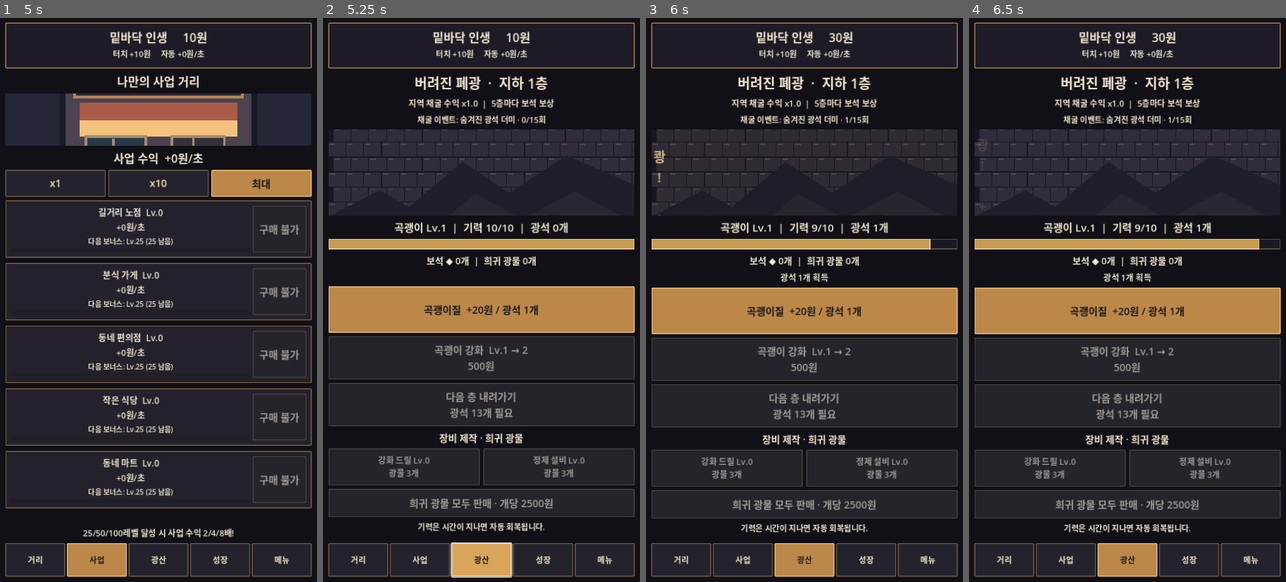
Above: before the commit, frames 1-4 (left to right).
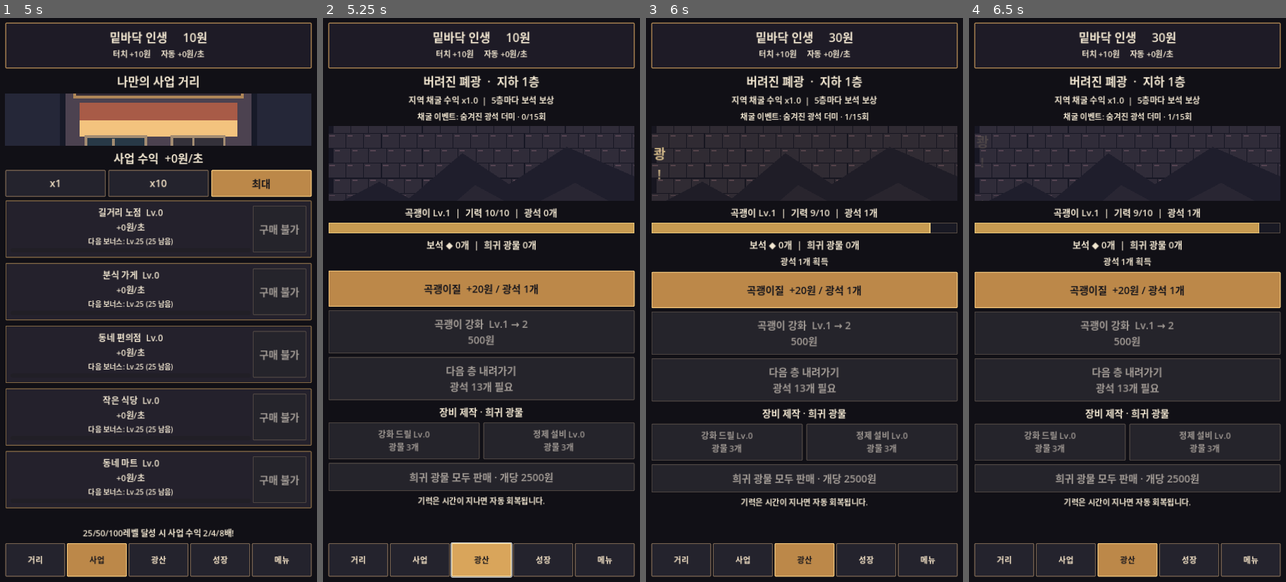
Above: after the commit, the same moments.

Repository: sungpil987/BottomLife-Reborn
Game: Godot game, scene res://scenes/Main.tscn
Same seed, same stepped clock (60 frames per second), same inputs: the game is played once before the commit and once after it.
Inputs (mouse positions are in pixels of both pictures, inside the frame that each line leads up to):
- Up to frame 1 (5 s): click (158, 159) at 0.5 s; click "거리" at 1.25 s; click "사업" at 2 s; click "x1" at 2.75 s; click "x10" at 3.5 s; click "최대" at 4.25 s
- Up to frame 2 (5.25 s): click "광산" at 5 s
- Up to frame 3 (6 s): click "곡괭이질 +20원 / 광석 1개" at 5.75 s
- Up to frame 4 (6.5 s): no input

Frame 1 is identical in both runs. In frame 2, 22% of the frame differs, in the area x 1-99%, y 10-91%; in frame 3, 21%; in frame 4, 22%.

Commit message:
v4.9 refine mine and rebirth mobile layouts with compact stage, energy bar and rebirth progress

Diff:
--- a/scripts/main.gd
+++ b/scripts/main.gd
@@ -396,12 +396,12 @@
 	dialog.popup_centered()
 
 func build_rebirth() -> void:
-	content.add_child(make_label("환생의 제단", 34))
+	content.add_child(make_label("환생의 제단", 28))
 	if offline_report != "":
 		content.add_child(make_label(offline_report, 20))
-	content.add_child(make_label("환생 %d회  |  영혼 %d개" % [rebirth_count, soul_points], 27))
-	content.add_child(make_label("영구 수익 배율  x%.1f" % prestige_multiplier(), 27))
-	content.add_child(make_label("영구 채굴 배율  x%.2f" % soul_mining_multiplier(), 24))
+	content.add_child(make_label("환생 %d회  |  영혼 %d개" % [rebirth_count, soul_points], 23))
+	content.add_child(make_label("영구 수익 배율  x%.1f" % prestige_multiplier(), 22))
+	content.add_child(make_label("영구 채굴 배율  x%.2f" % soul_mining_multiplier(), 21))
 	content.add_child(make_label("이번 회차 누적 획득  %s원" % number(run_earned), 22))
 	var progress := ProgressBar.new()
 	progress.custom_minimum_size.y = 22
@@ -412,6 +412,7 @@
 	progress.add_theme_stylebox_override("fill", panel_style(Color("#b68dce"), Color("#e2b7fc"), 0))
 	content.add_child(progress)
 	content.add_child(make_label("환생 조건: 회차 누적 100만원", 20))
+	content.add_child(make_label("환생 준비도  %d%%" % int(clampf(run_earned / 1000000.0 * 100.0, 0.0, 100.0)), 19))
 	var reward := rebirth_reward()
 	content.add_child(make_label("현재 환생 보상: 영혼 %d개" % reward, 24))
 	var upgrade := make_button("영혼의 힘 강화  수익 +10%%\n영혼 %d개" % soul_upgrade_cost())
@@ -428,7 +429,7 @@
 	button.pressed.connect(request_rebirth)
 	content.add_child(button)
 	content.add_child(make_label("새로운 광산 지역 · 환생 3회에 지하도시 / 10회에 태고의 심층 해금", 19))
-	content.add_child(make_label("환생 업적 · 영구 보상", 25))
+	content.add_child(make_label("환생 업적 · 영구 보상", 23))
 	for i in range(LEGACY_MILESTONES.size()):
 		var milestone: int = LEGACY_MILESTONES[i]
 		var claimed: bool = claimed_legacy.has(milestone)
@@ -806,13 +807,13 @@
 	refresh()
 
 func build_mine() -> void:
-	content.add_child(make_label("%s  ·  지하 %d층" % [mine_zone_name(), mine_depth], 31))
+	content.add_child(make_label("%s  ·  지하 %d층" % [mine_zone_name(), mine_depth], 27))
 	content.add_child(make_label("지역 채굴 수익 x%.1f  |  5층마다 보석 보상" % mine_zone_bonus(), 19))
 	content.add_child(make_label("채굴 이벤트: %s · %d/15회" % [mine_event_name(), mine_dig_counter % 15], 18))
 	if next_mine_rebirth_requirement() > rebirth_count:
 		content.add_child(make_label("다음 지역 잠김 · 환생 %d회 필요" % next_mine_rebirth_requirement(), 20))
 	var stage := Control.new()
-	stage.custom_minimum_size.y = 195
+	stage.custom_minimum_size.y = 170
 	stage.clip_contents = true
 	content.add_child(stage)
 	var art := TextureRect.new()
@@ -834,10 +835,10 @@
 	mine_effect_layer.set_anchors_and_offsets_preset(Control.PRESET_FULL_RECT)
 	mine_effect_layer.mouse_filter = Control.MOUSE_FILTER_IGNORE
 	stage.add_child(mine_effect_layer)
-	mine_status = make_label("", 24)
+	mine_status = make_label("", 21)
 	content.add_child(mine_status)
 	mine_energy_bar = ProgressBar.new()
-	mine_energy_bar.custom_minimum_size.y = 22
+	mine_energy_bar.custom_minimum_size.y = 15
 	mine_energy_bar.show_percentage = false
 	mine_energy_bar.max_value = max_mine_energy()
 	mine_energy_bar.value = mine_energy
@@ -849,7 +850,7 @@
 	mine_result_label = make_label(last_mine_find, 19)
 	content.add_child(mine_result_label)
 	var dig := make_button("곡괭이질  +%s원 / 광석 %d개" % [number(float(20 * (pickaxe_level + drill_level) * mine_depth) * prestige_multiplier() * mine_zone_bonus() * soul_mining_multiplier()), maxi(1, int(ceil(float(pickaxe_level + drill_level) * soul_mining_multiplier())))])
-	dig.custom_minimum_size.y = 105
+	dig.custom_minimum_size.y = 82
 	decorate_button(dig, true)
 	dig.disabled = mine_energy < 1.0
 	dig.pressed.connect(mine_dig)
